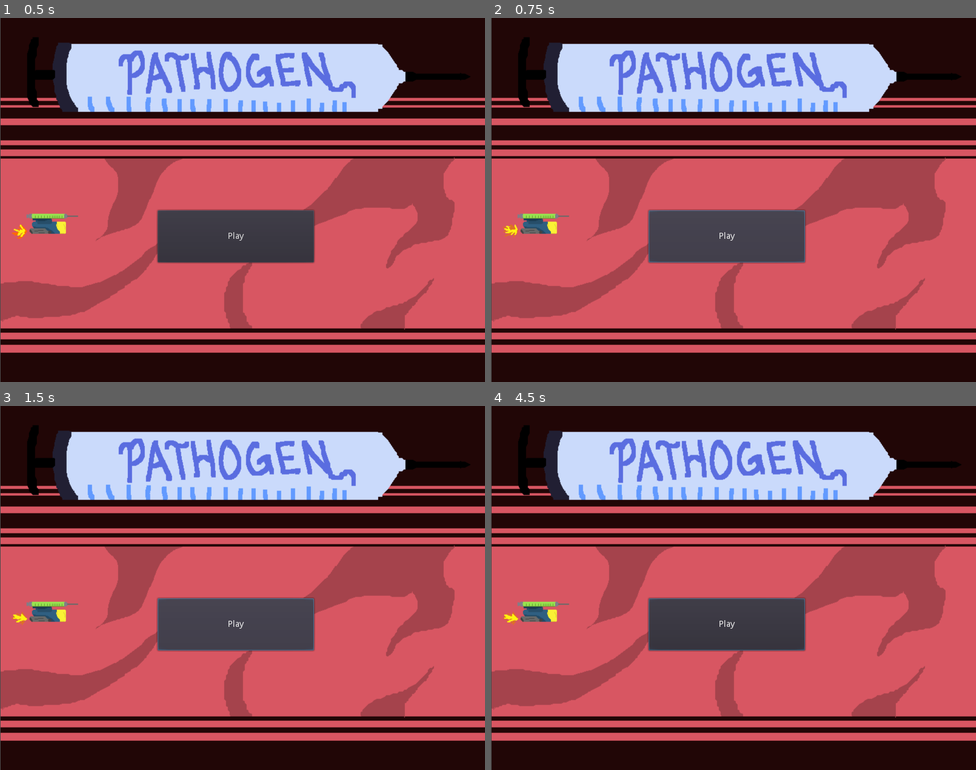
Above: before the commit, frames 1-4 (two rows, left to right).
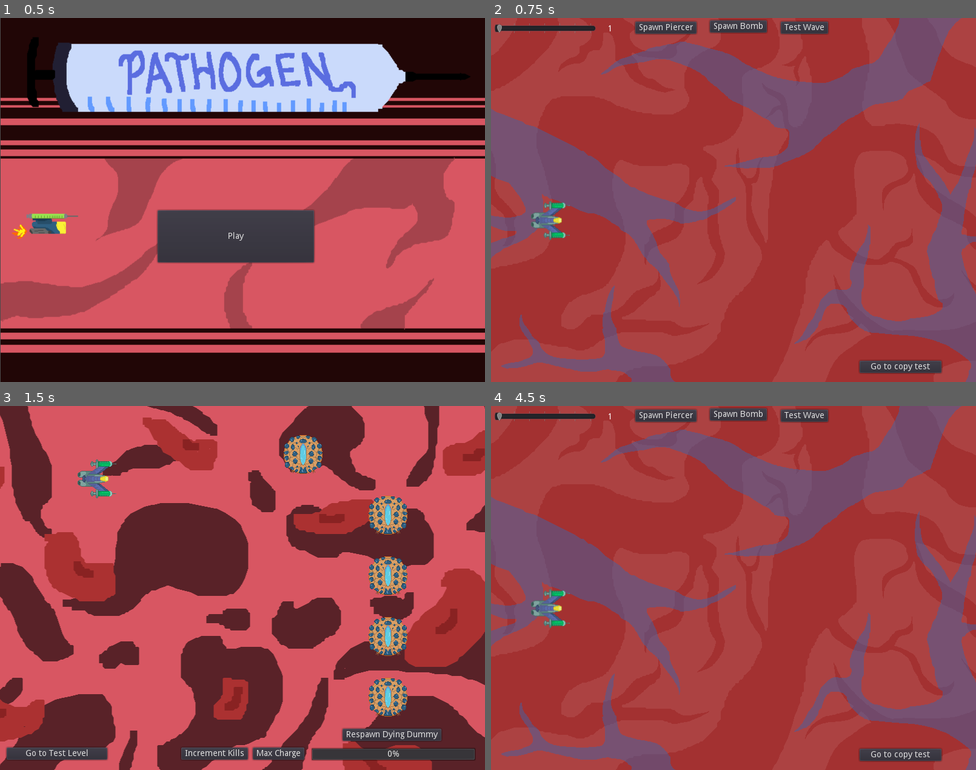
Above: after the commit, the same moments.

Repository: Yerdun/Pathogen
Game: Godot game, scene res://Assets/Scenes/Test Scenes/Title.tscn
Same seed, same stepped clock (60 frames per second), same inputs: the game is played once before the commit and once after it. Sound files missing from this copy of the repository are replaced by a short silence.
Inputs (mouse positions are in pixels of both pictures, inside the frame that each line leads up to):
- Up to frame 1 (0.5 s): no input
- Up to frame 2 (0.75 s): click "Play" at 0.5 s
- Up to frame 3 (1.5 s): click "Play" (after the commit: "Go to copy test") at 1.25 s
- Up to frame 4 (4.5 s): click (883, 733) at 2 s, where only the run after the commit has a clickable "Respawn Dying Dummy"; click (883, 733) at 2.75 s, where only the run after the commit has a clickable "Respawn Dying Dummy"; click (883, 733) at 3.5 s, where only the run after the commit has a clickable "Respawn Dying Dummy"; click (549, 755) at 4.25 s, where only the run after the commit has a clickable "Go to Test Level"

Frame 1 is identical in both runs. In frame 2, 95% of the frame differs, in the area x 0-100%, y 0-100%; in frame 3, 81%; in frame 4, 95%.

Commit message:
Fixed player, bullet control, screen scenes bugs

Diff:
--- a/Assets/Scenes/Player/Bullet Control.gd
+++ b/Assets/Scenes/Player/Bullet Control.gd
@@ -23,39 +23,52 @@
 export (int) var speedupFocus = 200
 var speedupEnabled	# true if speedup is enabled
 
+var secretCount
+
 
 # Called when the node enters the scene tree for the first time.
 func _ready():
 	SelectedBullet = BasicBullet # defaults selected bullet as basic bullet
 	canFire = true # ready shot cooldown immediately
-	rapidFireEnabled = false # default the bullet as basic as possible
+	rapidFireEnabled = false # default to no powerups
 	wideBeamEnabled = false
 	piercingEnabled = false
-
+	speedupEnabled = false
 	CurrentCharge = 0
+	secretCount = 0
 
 
 # Called every frame. 'delta' is the elapsed time since the previous frame.
 func _process(_delta):
 	if !owner.is_dead:	# If player is not dead
 		_shoot() 	# Allow player to shoot
+
 	elif owner.is_dead:	# Reset all powerups and charge requirement on death
+		SelectedBullet = BasicBullet
 		rapidFireEnabled = false
 		wideBeamEnabled = false
 		piercingEnabled = false
 		speedupEnabled = false
+		owner.standard_speed = owner.default_standard_speed
+		owner.focus_speed = owner.default_focus_speed
+		CurrentCharge = 0
 		MaxCharge = StartingMaxCharge
+		secretCount = 0
 
 
 func _shoot(): # handles shooting controls and cooldown
+	if Input.is_action_pressed("copy") and canFire and CurrentCharge == MaxCharge and secretCount == 4:
+		$"secret".play()
+		CurrentCharge = 0
+
 	# if player is trying to use copy ability, cd is ready, and charge is max
-	if Input.is_action_pressed("copy") and canFire and CurrentCharge == MaxCharge:
+	elif Input.is_action_pressed("copy") and canFire and CurrentCharge == MaxCharge:
 		# play copy attempt sound
 		$"Copy Fire".play()
 		#instance a copy bullet
 		var NewCopyBullet = CopyBullet.instance()
 		# the Copy Bullet emits signals based on the enemy it hits
-		# the next three lines connect those signals to functions in this script
+		# the next four lines connect those signals to functions in this script, if not already connected
 		NewCopyBullet.connect("copied_rapidfire", self, "_enableRapidFire")
 		NewCopyBullet.connect("copied_widebeam", self, "_enableWideBeam")
 		NewCopyBullet.connect("copied_piercing", self, "_enablePiercing")
@@ -125,12 +138,14 @@
 		$"Copy Success".play()
 		rapidFireEnabled = true
 		MaxCharge += 5	# Add 5 required kills to Max Charge to balance copy abilities
+		secretCount += 1
 
 func _enableWideBeam(): # when called, enables wide beam
 	if !wideBeamEnabled:
 		$"Copy Success".play()
 		wideBeamEnabled = true
 		MaxCharge += 5
+		secretCount += 1
 
 func _enablePiercing(): # when called, enables piercing
 	if !piercingEnabled:
@@ -138,13 +153,16 @@
 		$"Copy Success".play()
 		piercingEnabled = true
 		MaxCharge += 5
+		secretCount += 1
 
 func _enableSpeedup():
 	if !speedupEnabled:
 		$"Copy Success".play()
 		owner.standard_speed = speedupStandard
 		owner.focus_speed = speedupFocus
+		speedupEnabled = true
 		MaxCharge += 5
+		secretCount += 1
 
 func _on_Shot_Cooldown_timeout(): # connected to cooldown timer
 	canFire = true # when the cooldown finishes, prepare a new shot
--- a/Assets/Scenes/Player/Bullet Control.tscn
+++ b/Assets/Scenes/Player/Bullet Control.tscn
@@ -10,6 +10,7 @@
 [ext_resource path="res://Assets/Sounds/Player Sounds/player_basic_shoot.wav" type="AudioStream" id=8]
 [ext_resource path="res://Assets/Sounds/Player Sounds/player_die.wav" type="AudioStream" id=9]
 [ext_resource path="res://Assets/Sounds/Player Sounds/player_copy_success.wav" type="AudioStream" id=10]
+[ext_resource path="res://Assets/Sounds/Other Sounds/44429__thecheeseman__hurt2.wav" type="AudioStream" id=11]
 
 [node name="Bullet Control" type="Position2D"]
 script = ExtResource( 1 )
@@ -45,4 +46,8 @@
 [node name="Enemy Impact" type="AudioStreamPlayer" parent="."]
 stream = ExtResource( 9 )
 
+[node name="secret" type="AudioStreamPlayer" parent="."]
+stream = ExtResource( 11 )
+volume_db = 5.0
+
 [connection signal="timeout" from="Shot Cooldown" to="." method="_on_Shot_Cooldown_timeout"]
--- a/Assets/Scenes/Player/Player.gd
+++ b/Assets/Scenes/Player/Player.gd
@@ -1,9 +1,12 @@
 extends Area2D
 
-export var standard_speed = 300	# Standard speed
-export var focus_speed = 140	# Speed while focused (slow mode)
-export var lives = 3			# Amount of player lives
-var is_dead = false				# Variable used to store death status (if dead, disallow doing anything)
+export var default_standard_speed = 300
+export var default_focus_speed = 140
+
+var standard_speed = default_standard_speed	# Standard speed
+var focus_speed = default_focus_speed	# Speed while focused (slow mode)
+export var lives = 3	# Amount of player lives
+var is_dead = false		# Variable used to store death status (if dead, disallow doing anything)
 
 
 func _ready():
--- a/Assets/Scenes/Test Scenes/Game Over.tscn
+++ b/Assets/Scenes/Test Scenes/Game Over.tscn
@@ -1,7 +1,8 @@
-[gd_scene load_steps=3 format=2]
+[gd_scene load_steps=4 format=2]
 
 [ext_resource path="res://Assets/Sprites/backgrounds/game over.png" type="Texture" id=1]
-[ext_resource path="res://go to test.gd" type="Script" id=2]
+[ext_resource path="res://Assets/Scenes/Test Scenes/go to test.gd" type="Script" id=2]
+[ext_resource path="res://Assets/Sounds/Other Sounds/menu_click.wav" type="AudioStream" id=3]
 
 [node name="Game Over" type="Node2D"]
 
@@ -28,4 +29,8 @@
 __meta__ = {
 "_edit_use_anchors_": false
 }
-[connection signal="pressed" from="Button" to="Button" method="_on_Button_pressed"]
+
+[node name="Click Button" type="AudioStreamPlayer" parent="Button"]
+stream = ExtResource( 3 )
+
+[connection signal="pressed" from="Button" to="Button" method="_on_TestLevelButton_pressed"]
--- a/Assets/Scenes/Test Scenes/Title.tscn
+++ b/Assets/Scenes/Test Scenes/Title.tscn
@@ -43,4 +43,4 @@
 intro = ExtResource( 6 )
 loop = ExtResource( 7 )
 
-[connection signal="pressed" from="Button" to="Button" method="_on_Button_pressed"]
+[connection signal="pressed" from="Button" to="Button" method="_on_TestLevelButton_pressed"]
--- a/go to test.gd
+++ /dev/null
@@ -1,20 +0,0 @@
-extends Button
-
-
-# Declare member variables here. Examples:
-# var a: int = 2
-# var b: String = "text"
-
-
-# Called when the node enters the scene tree for the first time.
-func _ready() -> void:
-	pass # Replace with function body.
-
-
-# Called every frame. 'delta' is the elapsed time since the previous frame.
-#func _process(delta: float) -> void:
-#	pass
-
-
-func _on_Button_pressed() -> void:
-	get_tree().change_scene("res://Assets/Scenes/Test Scenes/Test Level.tscn")
Not shown: 1 places in Assets/Scenes/Player/Bullet Control.tscn that only renumber resources
Not shown, added: Assets/Sounds/Other Sounds/44429__thecheeseman__hurt2.wav.import
Not shown, added: Assets/Sounds/Other Sounds/44429__thecheeseman__hurt2.wav
